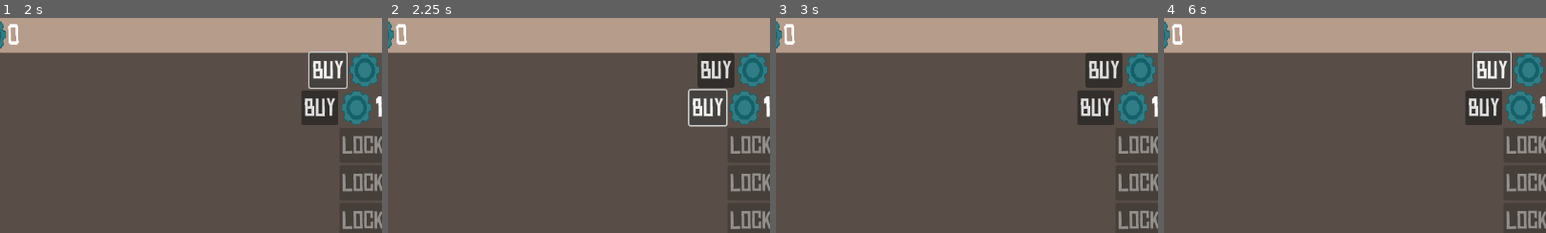
Above: before the commit, frames 1-4 (left to right).
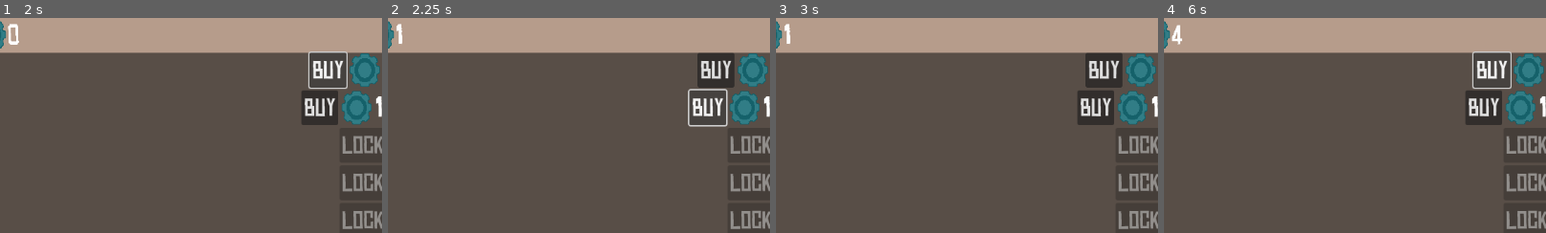
Above: after the commit, the same moments.

Repository: Warladd/Rockle
Game: Godot game, scene res://scenes/screens/game.tscn
Same seed, same stepped clock (60 frames per second), same inputs: the game is played once before the commit and once after it.
Inputs:
- Up to frame 1 (2 s): click "Shop" at 0.5 s; click "Buy" at 1.25 s
- Up to frame 2 (2.25 s): click "Buy" at 2 s
- Up to frame 3 (3 s): click "Shop" at 2.75 s
- Up to frame 4 (6 s): click "Buy" at 3.5 s; click "Buy" at 4.25 s; click "Shop" at 5 s; click "Buy" at 5.75 s
The pictures show only the part of the screen within x 47-97%, y 0-50%; the shares and areas given below are measured in that part.

Frame 1 is identical in both runs. In frame 2, 0.2% of the frame differs, in the area x 2-5%, y 2-13%; in frame 3, 0.2%; in frame 4, 0.2%.

Commit message:
fixed disk

Diff:
--- a/scenes/screens/game.tscn
+++ b/scenes/screens/game.tscn
@@ -29,10 +29,10 @@
 size = Vector2(1187, 254)
 
 [sub_resource type="RectangleShape2D" id="RectangleShape2D_gfnlq"]
-size = Vector2(20, 425)
+size = Vector2(29, 425)
 
 [sub_resource type="RectangleShape2D" id="RectangleShape2D_1paub"]
-size = Vector2(203, 196)
+size = Vector2(384, 261)
 
 [node name="Game" type="Node2D" node_paths=PackedStringArray("disk_label", "disk_name_label", "disk_container", "disk_b …(1334 unchanged characters)…
 script = ExtResource("1_rdaht")
@@ -1208,12 +1208,12 @@
 [node name="Breakable Wall" type="Node2D" parent="."]
 script = ExtResource("11_q4tyc")
 
-[node name="Breaking_Wall" type="StaticBody2D" parent="Breakable Wall"]
+[node name="Breaking_Wall" type="Area2D" parent="Breakable Wall"]
 collision_layer = 4
 collision_mask = 0
 
 [node name="CollisionShape2D" type="CollisionShape2D" parent="Breakable Wall/Breaking_Wall"]
-position = Vector2(1151, 212)
+position = Vector2(1146.5, 212)
 shape = SubResource("RectangleShape2D_gfnlq")
 
 [node name="StructureDetector" type="Area2D" parent="."]
@@ -1221,7 +1221,7 @@
 collision_mask = 4
 
 [node name="CollisionShape2D" type="CollisionShape2D" parent="StructureDetector"]
-position = Vector2(478.5, 279)
+position = Vector2(388, 246.5)
 shape = SubResource("RectangleShape2D_1paub")
 
 [connection signal="timeout" from="Timers/DiskTimer" to="Structures" method="_on_disk_timer_timeout"]
--- a/scripts/ball.gd
+++ b/scripts/ball.gd
@@ -12,7 +12,6 @@
 var structures : Node2D
 
 func _ready():
-	death.monitoring = false
 	detector.monitoring = false
 	velocity.y -= 650
 
@@ -52,7 +51,6 @@
 		velocity.y -= 300
 
 func _on_timer_timeout():
-	death.monitoring = true
 	detector.monitoring = true
 	velocity.y = 0
 	collision.disabled = false
--- a/scripts/cube'.gd
+++ b/scripts/cube'.gd
@@ -13,7 +13,6 @@
 var structures : Node2D
 
 func _ready():
-	death.monitoring = false
 	detector.monitoring = false
 	velocity.y -= 300
 
@@ -55,7 +54,6 @@
 		velocity.y -= 300
 
 func _on_timer_timeout():
-	death.monitoring = true
 	detector.monitoring = true
 	velocity.y = 0
 	collision.disabled = false
--- a/scripts/disk.gd
+++ b/scripts/disk.gd
@@ -12,7 +12,6 @@
 var structures : Node2D
 
 func _ready():
-	death.monitoring = false
 	detector.monitoring = false
 	velocity.y -= 800
 
@@ -52,7 +51,6 @@
 		velocity.y -= 300
 
 func _on_timer_timeout():
-	death.monitoring = true
 	detector.monitoring = true
 	velocity.y = 0
 	collision.disabled = false
--- a/scripts/pillar.gd
+++ b/scripts/pillar.gd
@@ -13,7 +13,6 @@
 var structures : Node2D
 
 func _ready():
-	death.monitoring = false
 	detector.monitoring = false
 	velocity.y = -360
 
@@ -55,7 +54,6 @@
 		velocity.y -= 300
 
 func _on_timer_timeout():
-	death.monitoring = true
 	detector.monitoring = true
 	increase = false
 	velocity.y = 0
--- a/scripts/testing_structures.gd
+++ b/scripts/testing_structures.gd
@@ -165,13 +165,6 @@
 	print("wall timer finished")
 	wally = true
 
-func _on_area_2d_body_entered(_body) -> void:
-	structure_loaded = true
-
-func _on_structure_detector_body_exited(body):
-	structure_loaded = false
-	player_sprite.play("default")
-
 func _on_animation_timer_timeout():
 	player_sprite.play("default")
 
--- a/scripts/wall.gd
+++ b/scripts/wall.gd
@@ -13,7 +13,6 @@
 var structures : Node2D
 
 func _ready():
-	death.monitoring = false
 	detector.monitoring = false
 	velocity.y -= 250
 
@@ -55,7 +54,6 @@
 		velocity.y -= 300
 
 func _on_timer_timeout():
-	death.monitoring = true
 	detector.monitoring = true
 	velocity.y = 0
 	collision.disabled = false
Binary file added: assets/character/Rumbler_stomp1.png
Not shown, added: assets/character/Rumbler_stomp1.png.import
Binary file added: assets/character/Rumbler_stomp2.png
Not shown, added: assets/character/Rumbler_stomp2.png.import
Binary file added: assets/character/Rumbler_stomp3.png
Not shown, added: assets/character/Rumbler_stomp3.png.import
Binary file added: assets/character/Rumbler_stomp4.png
Not shown, added: assets/character/Rumbler_stomp4.png.import
Binary file added: assets/character/Rumbler_stomp5.png
Not shown, added: assets/character/Rumbler_stomp5.png.import
Binary file added: assets/character/Rumbler_stomp6.png
Not shown, added: assets/character/Rumbler_stomp6.png.import
